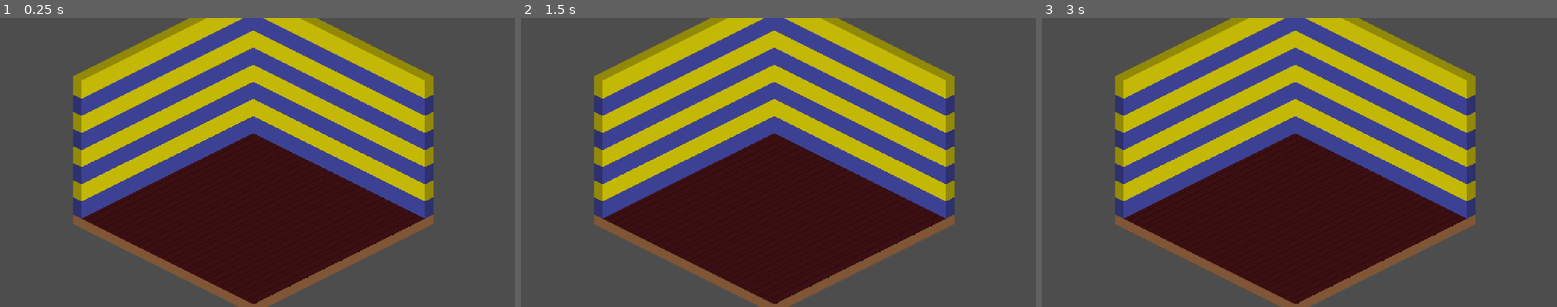
Above: before the commit, frames 1-3 (left to right).
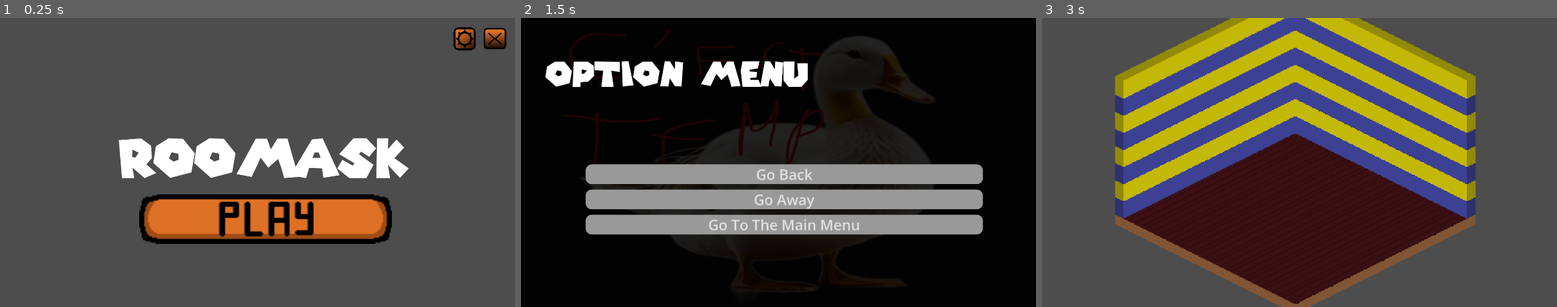
Above: after the commit, the same moments.

Repository: Jishuashi/GGJ2026-Roomask
Game: Godot game, scene res://Scenes/main_menu.tscn
Same seed, same stepped clock (60 frames per second), same inputs: the game is played once before the commit and once after it. Before the commit the project starts from res://Scenes/room_1.tscn.
Inputs (mouse positions are in pixels of both pictures, inside the frame that each line leads up to):
- Up to frame 1 (0.25 s): no input
- Up to frame 2 (1.5 s): click (984, 38) at 0.52 s; click (824, 188) at 1.27 s
- Up to frame 3 (3 s): click (1304, 174) at 2 s, where only the run after the commit has a clickable "Go Back"; click (1309, 220) at 2.77 s

The runs differ from the first frame. In frame 1, 57% of the frame differs, in the area x 14-99%, y 0-100%; in frame 2, 99%, in the area x 0-100%, y 0-100%; in frame 3, nothing differs.

Commit message:
the buttun is marche

Diff:
--- a/Scenes/main_menu.tscn
+++ b/Scenes/main_menu.tscn
@@ -1,33 +1,49 @@
 [gd_scene format=3 uid="uid://crs8bohrb6wxm"]
 
 [ext_resource type="Script" uid="uid://dh036l6s7s88c" path="res://src/fr/roomask/main_menu.gd" id="1_1ehe0"]
-[ext_resource type="Texture2D" uid="uid://r81prq155wgp" path="res://Assets/menu temp.png" id="1_28flt"]
 [ext_resource type="FontFile" uid="uid://b4snijaxcpspg" path="res://Assets/SuperMario256.ttf" id="2_48xlc"]
 [ext_resource type="AudioStream" uid="uid://hjtkseyspxqy" path="res://Assets/menu theme.wav" id="4_ce3w2"]
 [ext_resource type="Texture2D" uid="uid://chho8pfbflry8" path="res://Assets/start.png" id="5_n45e2"]
-
-[sub_resource type="StyleBoxTexture" id="StyleBoxTexture_28flt"]
-texture = ExtResource("1_28flt")
+[ext_resource type="Texture2D" uid="uid://osdj34ul17xw" path="res://Assets/setting_logo.png" id="5_opfnp"]
+[ext_resource type="Texture2D" uid="uid://gpuwb7lxclri" path="res://Assets/exit_button.png" id="6_opfnp"]
 
 [sub_resource type="StyleBoxTexture" id="StyleBoxTexture_opfnp"]
 texture = ExtResource("5_n45e2")
 
-[sub_resource type="StyleBoxFlat" id="StyleBoxFlat_28flt"]
-border_color = Color(0, 0, 0, 1)
-corner_radius_top_left = 23
-corner_radius_top_right = 23
-corner_radius_bottom_right = 23
-corner_radius_bottom_left = 23
-expand_margin_left = 5.0
-expand_margin_top = 5.0
-expand_margin_right = 5.0
-expand_margin_bottom = 5.0
+[sub_resource type="StyleBoxTexture" id="StyleBoxTexture_vr1f0"]
+texture = ExtResource("5_n45e2")
+expand_margin_left = 10.0
+expand_margin_top = 10.0
+expand_margin_right = 10.0
+expand_margin_bottom = 10.0
 
-[sub_resource type="StyleBoxFlat" id="StyleBoxFlat_erv1k"]
-corner_radius_top_left = 23
-corner_radius_top_right = 23
-corner_radius_bottom_right = 23
-corner_radius_bottom_left = 23
+[sub_resource type="StyleBoxTexture" id="StyleBoxTexture_cp0ys"]
+texture = ExtResource("5_opfnp")
+texture_margin_left = 3.0
+texture_margin_top = 3.0
+texture_margin_right = 3.0
+texture_margin_bottom = 3.0
+expand_margin_left = 3.0
+expand_margin_top = 3.0
+expand_margin_right = 3.0
+expand_margin_bottom = 3.0
+
+[sub_resource type="StyleBoxTexture" id="StyleBoxTexture_16hvj"]
+texture = ExtResource("5_opfnp")
+expand_margin_left = 10.0
+expand_margin_top = 10.0
+expand_margin_right = 10.0
+expand_margin_bottom = 10.0
+
+[sub_resource type="StyleBoxTexture" id="StyleBoxTexture_yhxw7"]
+texture = ExtResource("6_opfnp")
+
+[sub_resource type="StyleBoxTexture" id="StyleBoxTexture_trj04"]
+texture = ExtResource("6_opfnp")
+expand_margin_left = 10.0
+expand_margin_top = 10.0
+expand_margin_right = 10.0
+expand_margin_bottom = 10.0
 
 [node name="MainMenu" type="Control" unique_id=874469002]
 layout_mode = 3
@@ -41,20 +57,6 @@
 grow_vertical = 2
 script = ExtResource("1_1ehe0")
 
-[node name="Panel" type="Panel" parent="." unique_id=480644913]
-self_modulate = Color(0.13682577, 0.13682574, 0.13682571, 1)
-layout_mode = 1
-anchors_preset = 15
-anchor_right = 1.0
-anchor_bottom = 1.0
-offset_left = -880.0
-offset_top = -556.0
-offset_right = 981.0
-offset_bottom = 558.0
-grow_horizontal = 2
-grow_vertical = 2
-theme_override_styles/panel = SubResource("StyleBoxTexture_28flt")
-
 [node name="Label" type="Label" parent="." unique_id=1977986965]
 layout_mode = 1
 anchors_preset = 8
@@ -62,30 +64,16 @@
 anchor_top = 0.5
 anchor_right = 0.5
 anchor_bottom = 0.5
-offset_left = -132.5
-offset_top = -143.0
-offset_right = 274.5
-offset_bottom = 108.0
+offset_left = -475.5
+offset_top = -92.0
+offset_right = 605.5
+offset_bottom = 311.0
 grow_horizontal = 2
 grow_vertical = 2
 theme_override_fonts/font = ExtResource("2_48xlc")
 theme_override_font_sizes/font_size = 200
 text = "roomask
 "
-
-[node name="VBoxContainer" type="VBoxContainer" parent="." unique_id=1179484462]
-layout_mode = 1
-anchors_preset = 14
-anchor_top = 0.5
-anchor_right = 1.0
-anchor_bottom = 0.5
-offset_left = -384.0
-offset_top = 7.0
-offset_right = 475.0
-offset_bottom = 297.0
-grow_horizontal = 2
-grow_vertical = 2
-theme_override_constants/separation = 20
 
 [node name="main_menu_song" type="AudioStreamPlayer" parent="." unique_id=158410038]
 stream = ExtResource("4_ce3w2")
@@ -94,42 +82,46 @@
 
 [node name="Button" type="Button" parent="." unique_id=426566065]
 layout_mode = 0
-offset_left = -401.0
-offset_top = 86.0
-offset_right = 541.0
-offset_bottom = 230.0
+offset_left = -358.0
+offset_top = 119.0
+offset_right = 584.0
+offset_bottom = 304.0
 theme_override_font_sizes/font_size = 54
 theme_override_styles/normal = SubResource("StyleBoxTexture_opfnp")
-theme_override_styles/pressed = SubResource("StyleBoxFlat_28flt")
-theme_override_styles/hover = SubResource("StyleBoxFlat_28flt")
+theme_override_styles/pressed = SubResource("StyleBoxTexture_opfnp")
+theme_override_styles/hover = SubResource("StyleBoxTexture_vr1f0")
+text = "
+"
+
+[node name="Button2" type="Button" parent="." unique_id=825282592]
+layout_mode = 0
+offset_left = 817.0
+offset_top = -502.0
+offset_right = 894.0
+offset_bottom = -422.0
+theme_override_font_sizes/font_size = 54
+theme_override_styles/normal = SubResource("StyleBoxTexture_cp0ys")
+theme_override_styles/pressed = SubResource("StyleBoxTexture_cp0ys")
+theme_override_styles/hover = SubResource("StyleBoxTexture_16hvj")
 text = "
 "
 
 [node name="Button3" type="Button" parent="." unique_id=1256089332]
-layout_mode = 0
-offset_left = -676.0
-offset_top = -286.0
-offset_right = 266.0
-offset_bottom = -212.0
+light_mask = 513
+layout_mode = 1
+anchors_preset = -1
+anchor_right = 1.0
+offset_left = 926.0
+offset_top = -503.0
+offset_right = 927.0
+offset_bottom = -423.0
 theme_override_font_sizes/font_size = 54
-theme_override_styles/normal = SubResource("StyleBoxFlat_erv1k")
-theme_override_styles/pressed = SubResource("StyleBoxFlat_28flt")
-theme_override_styles/hover = SubResource("StyleBoxFlat_28flt")
-text = "Quit
+theme_override_styles/normal = SubResource("StyleBoxTexture_yhxw7")
+theme_override_styles/pressed = SubResource("StyleBoxTexture_yhxw7")
+theme_override_styles/hover = SubResource("StyleBoxTexture_trj04")
+text = "
 "
 
-[node name="Button2" type="Button" parent="." unique_id=825282592]
-layout_mode = 0
-offset_left = -101.0
-offset_top = -512.0
-offset_right = 841.0
-offset_bottom = -438.0
-theme_override_font_sizes/font_size = 54
-theme_override_styles/normal = SubResource("StyleBoxFlat_erv1k")
-theme_override_styles/pressed = SubResource("StyleBoxFlat_28flt")
-theme_override_styles/hover = SubResource("StyleBoxFlat_28flt")
-text = "Option"
-
 [connection signal="pressed" from="Button" to="." method="_on_start_pressed"]
+[connection signal="pressed" from="Button2" to="." method="_on_option_pressed"]
 [connection signal="pressed" from="Button3" to="." method="_on_quit_pressed"]
-[connection signal="pressed" from="Button2" to="." method="_on_option_pressed"]
--- a/project.godot
+++ b/project.godot
@@ -11,7 +11,7 @@
 [application]
 
 config/name="Roomask"
-run/main_scene="uid://bbbpsx08ljsbn"
+run/main_scene="uid://crs8bohrb6wxm"
 config/features=PackedStringArray("4.6", "Forward Plus")
 config/icon="res://Assets/icon.svg"
 
@@ -19,6 +19,9 @@
 
 window/size/viewport_width=1920
 window/size/viewport_height=1080
+window/size/mode=2
+window/size/resizable=false
+<<<<<<<HEADwindow/size/mode=2
 
 [physics]
 
Binary file added: Assets/exit_button.png
Not shown, added: Assets/exit_button.png.import
Binary file added: Assets/setting_logo.png
Not shown, added: Assets/setting_logo.png.import
Binary file changed: Assets/start.png
